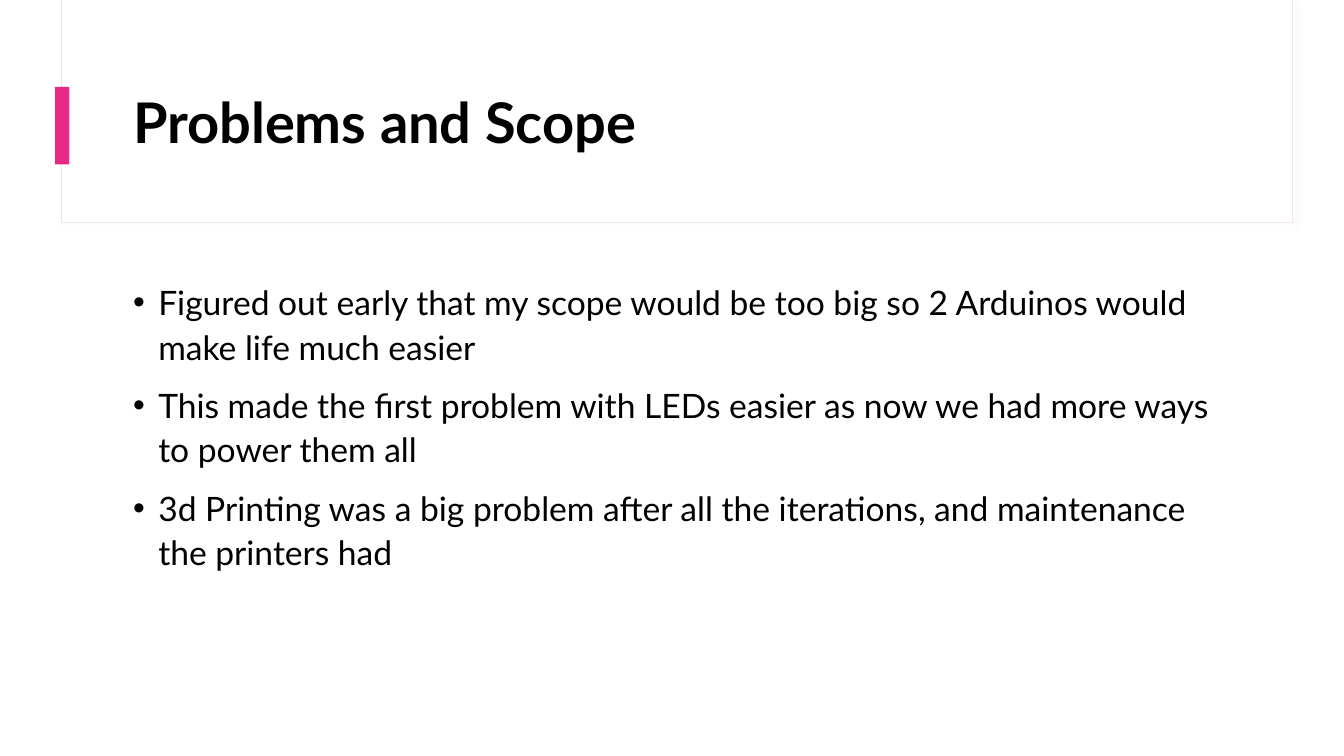
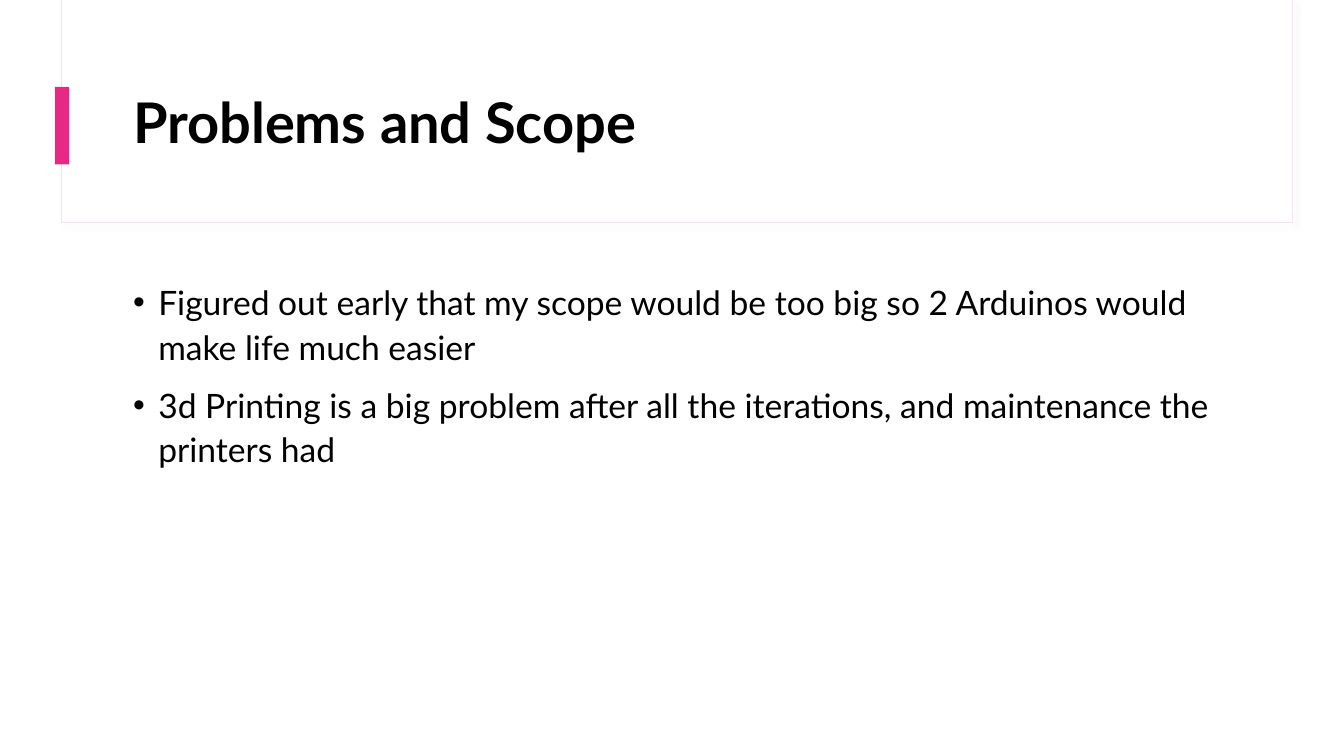
Before and after one commit to AitchesonBen/MastermindProject, a slide deck: slide 4 of MASTERMIND.pptx (slide 3 before the commit). Drawn at 1344x756 pixels with LibreOffice and Linux fonts; fonts in the diff are those of the drawing. Boxes give left, top, right and bottom in pixels: in the first picture for what was removed or moved away, otherwise in the second. Text is boxed around its words. In the diff, an @@ line names an element or a change of style, - is before the commit and + after.

```diff
--- a/MASTERMIND.pptx
+++ b/MASTERMIND.pptx
@@ text at box(158, 393, 1209, 468): text changed @@
-• This made the first problem with LEDs easier as now we had more ways to power them all
-• 3d Printing was a big problem after all the iterations, and maintenance the printers had
+• 3d Printing is a big problem after all the iterations, and maintenance the printers had
```
Also in this commit, not shown: 1 other slide changed, 2 slides added, 2 other files.
